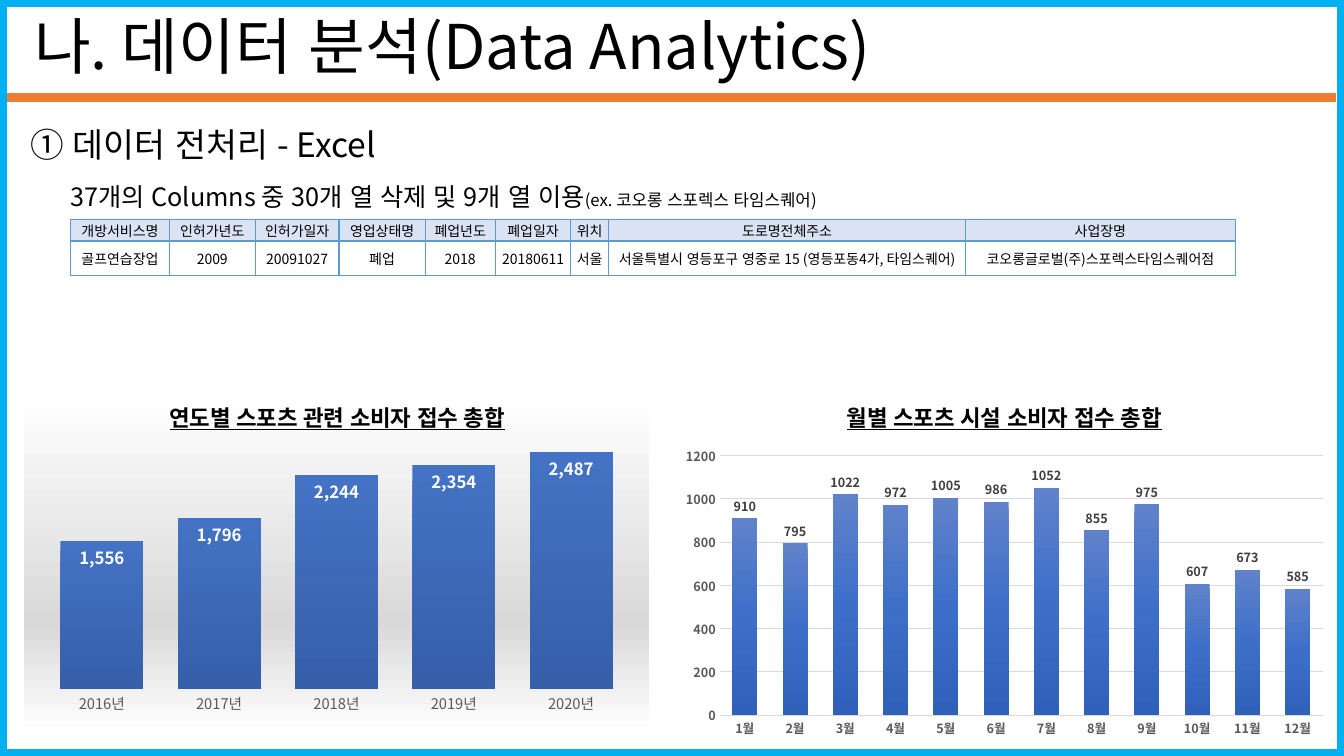
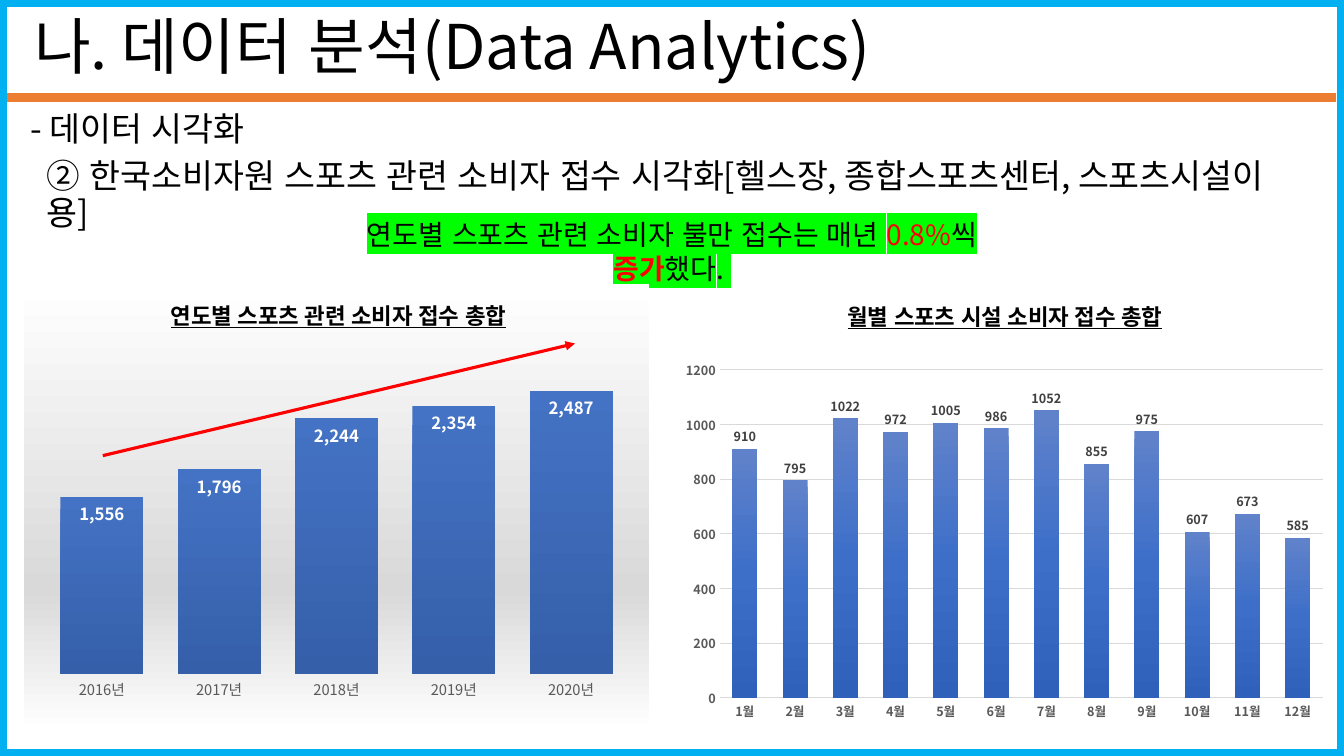
Before and after one commit to seungjae1162/SportsData, a slide deck: slide 10 of standard_in_2020-12-31/코로나19에따른 스포츠시설 폐업 수(20201228_20210103).pptx (slide 9 before the commit). Drawn at 1344x756 pixels with LibreOffice and Linux fonts; fonts in the diff are those of the drawing. Boxes give left, top, right and bottom in pixels: in the first picture for what was removed or moved away, otherwise in the second. Text is boxed around its words. In the diff, an @@ line names an element or a change of style, - is before the commit and + after.

```diff
--- a/standard_in_2020-12-31/코로나19에따른 스포츠시설 폐업 수(20201228_20210103).pptx
+++ b/standard_in_2020-12-31/코로나19에따른 스포츠시설 폐업 수(20201228_20210103).pptx
@@ text added at (49, 113, 244, 144), 24 pt, text #000000 @@
+- 데이터 시각화
@@ text removed at (30, 128, 375, 160) @@
-① 데이터 전처리 - Excel
@@ text added at (46, 159, 1264, 198), 24 pt, text #000000 @@
+② 한국소비자원 스포츠 관련 소비자 접수 시각화[헬스장, 종합스포츠센터, 스포츠시설이용]
@@ text removed at (70, 185, 817, 209) @@
-37개의 Columns 중 30개 열 삭제 및 9개 열 이용(ex. 코오롱 스포렉스 타임스퀘어)
@@ table removed at (71, 220, 1235, 271), 2 rows, 9 columns @@
-개방서비스명 | 인허가년도 | 인허가일자 | 영업상태명 | 폐업년도 | 폐업일자 | 위치 | 도로명전체주소 | 사업장명
-골프연습장업 | 2009 | 20091027 | 폐업 | 2018 | 20180611 | 서울 | 서울특별시 영등포구 영중로 15 (영등포동4가, 타임스퀘어) | 코오롱글로벌(주)스포렉스타임스퀘어점
@@ text added at (367, 217, 978, 287), 20 pt, text #000000 @@
+연도별 스포츠 관련 소비자 불만 접수는 매년 0.8%씩 증가했다.
@@ column chart at (24, 284, 649, 733) @@
@@ plot area changed @@
@@ column chart: place and size @@
-column chart at (24, 393, 649, 733)
+column chart at (24, 284, 649, 733)
@@ column chart: place and size @@
-column chart at (673, 382, 1336, 744)
+column chart at (673, 293, 1336, 729)
@@ arrow added from (103, 456) to (575, 344), #FF0000 2.25 pt @@
```
Also in this commit, not shown: 4 other slides changed, 1 slide added, 3 slides removed.
